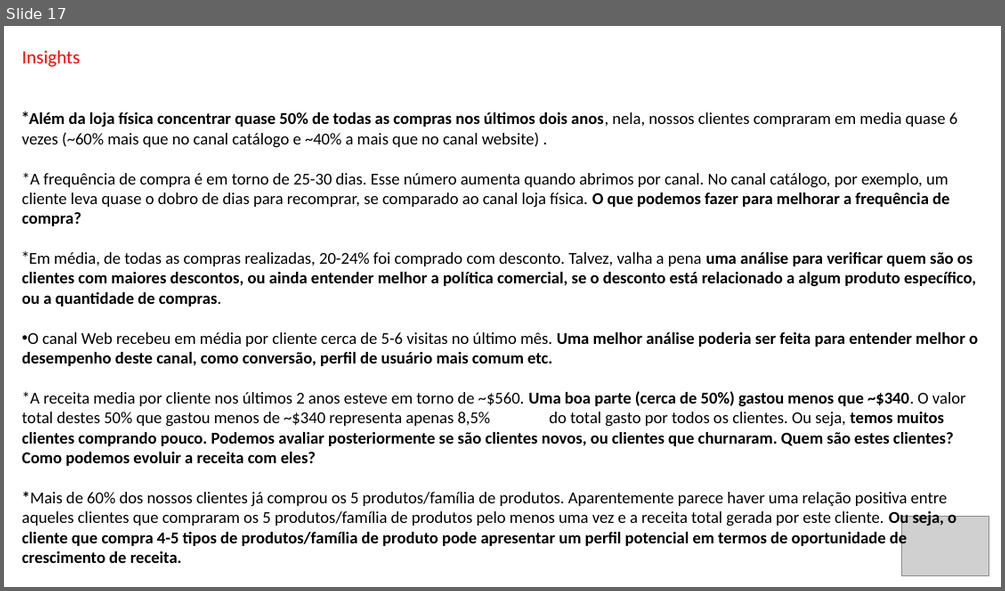
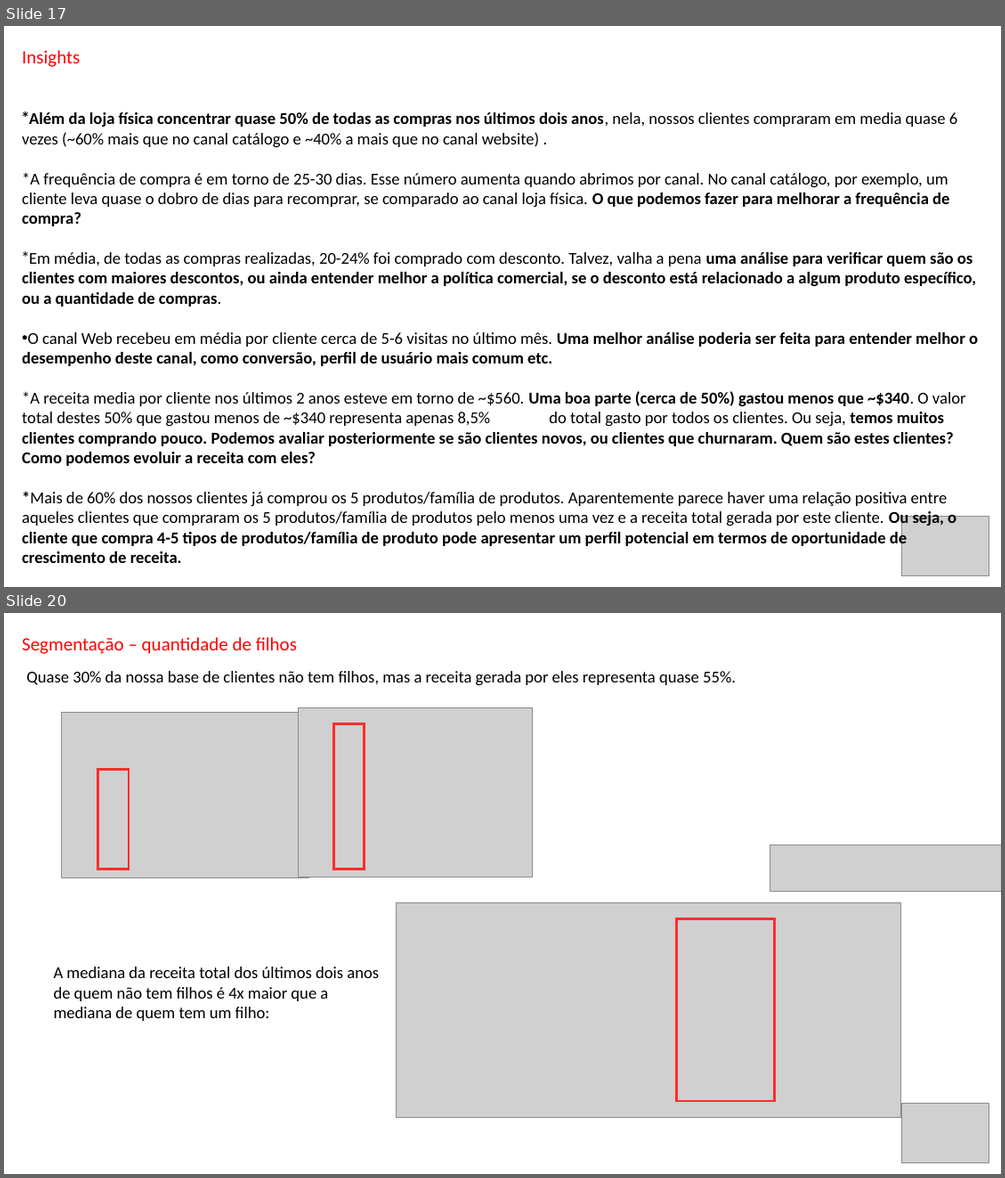
Before and after one commit to Danielgmelo/ifood, a slide deck: my_project/iFood CRM Data Analyst Case.pptx. Shown one above the other, each under a label of ours: slide 17 before the commit, slides 17 and 20 after it; the slides between them are not shown. The pictures are 1005x591 and 1005x1178 pixels, drawn with LibreOffice and Linux fonts; fonts in the diff are those of the drawing; grey boxes stand for pictures. Boxes give left, top, right and bottom in pixels: in the first picture for what was removed or moved away, otherwise in the second. Text is boxed around its words. In the diff, an @@ line names an element or a change of style, - is before the commit and + after.

```diff
--- a/my_project/iFood CRM Data Analyst Case.pptx
+++ b/my_project/iFood CRM Data Analyst Case.pptx
@@ slide 20 added at (x1=4, y1=613, x2=1001, y2=1174), background #FFFFFF @@
@@ text added at (x1=22, y1=637, x2=297, y2=654), 18 pt, text #FF0000 @@
+Segmentação – quantidade de filhos
@@ text added at (x1=26, y1=671, x2=736, y2=686), 16 pt, text #000000 @@
+Quase 30% da nossa base de clientes não tem filhos, mas a receita gerada por eles representa quase 55%.
@@ picture added at (x1=62, y1=712, x2=309, y2=877) @@
@@ picture added at (x1=298, y1=708, x2=532, y2=876) @@
@@ rectangle added at (x1=334, y1=723, x2=364, y2=868), outline #FF2D2D 2.25 pt @@
@@ rectangle added at (x1=97, y1=770, x2=128, y2=869), outline #FF2D2D 2.25 pt @@
@@ picture added at (x1=769, y1=844, x2=1001, y2=892) @@
@@ picture added at (x1=396, y1=902, x2=901, y2=1117) @@
@@ rectangle added at (x1=676, y1=919, x2=774, y2=1102), outline #FF2D2D 2.25 pt @@
@@ text added at (x1=54, y1=966, x2=379, y2=1021), 16 pt, text #000000 @@
+A mediana da receita total dos últimos dois anos de quem não tem filhos é 4x maior que a mediana de quem tem um filho:
@@ picture added at (x1=901, y1=1103, x2=989, y2=1163) @@
```
Also in this commit, not shown: 3 slides changed, 9 other slides added, 1 slide removed, 8 other files.
